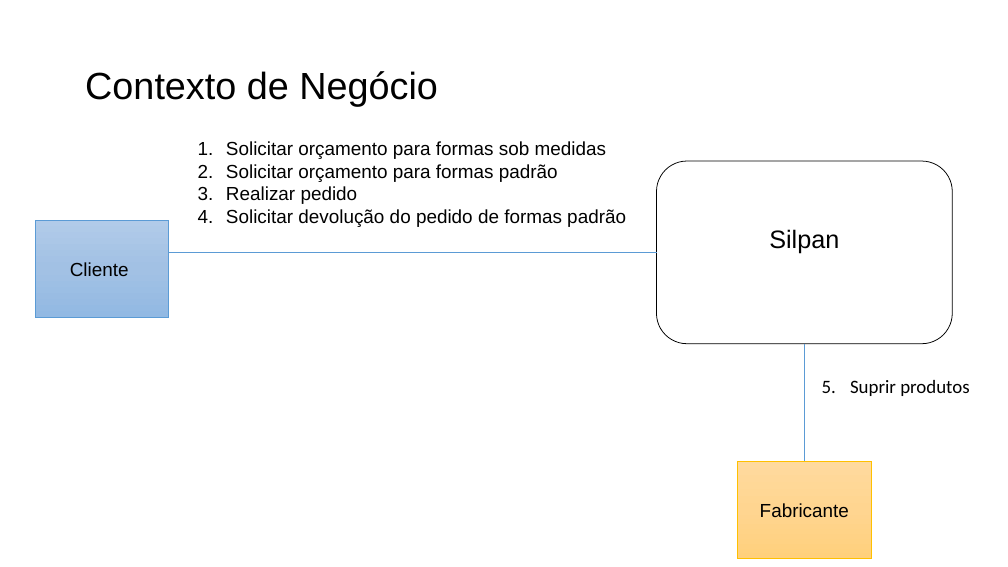
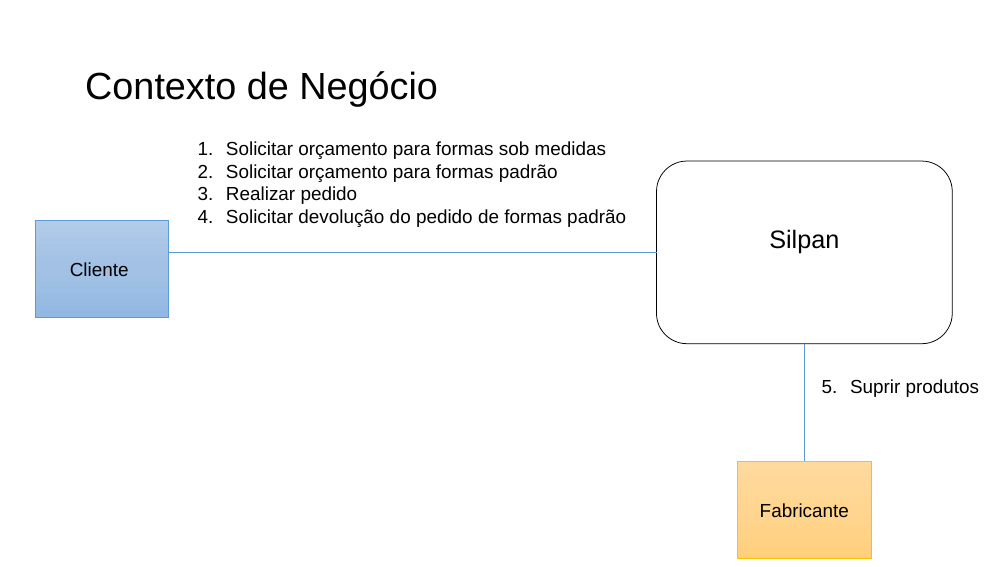
Before and after one commit to Systematicos/FindingApp, a slide deck: slide 1 of Documentation/15._Arquitetura_de_Negócio_para_cada_Cenário.pptx. Drawn at 1008x567 pixels with LibreOffice and Linux fonts; fonts in the diff are those of the drawing. Boxes give left, top, right and bottom in pixels: in the first picture for what was removed or moved away, otherwise in the second. Text is boxed around its words. In the diff, an @@ line names an element or a change of style, - is before the commit and + after.

```diff
--- a/Documentation/15._Arquitetura_de_Negócio_para_cada_Cenário.pptx
+++ b/Documentation/15._Arquitetura_de_Negócio_para_cada_Cenário.pptx
@@ text "Suprir produtos" at (850,379,980,397): font Calibri to Arial @@
```
Also in this commit, not shown: 3 other slides changed, 6 other files.
